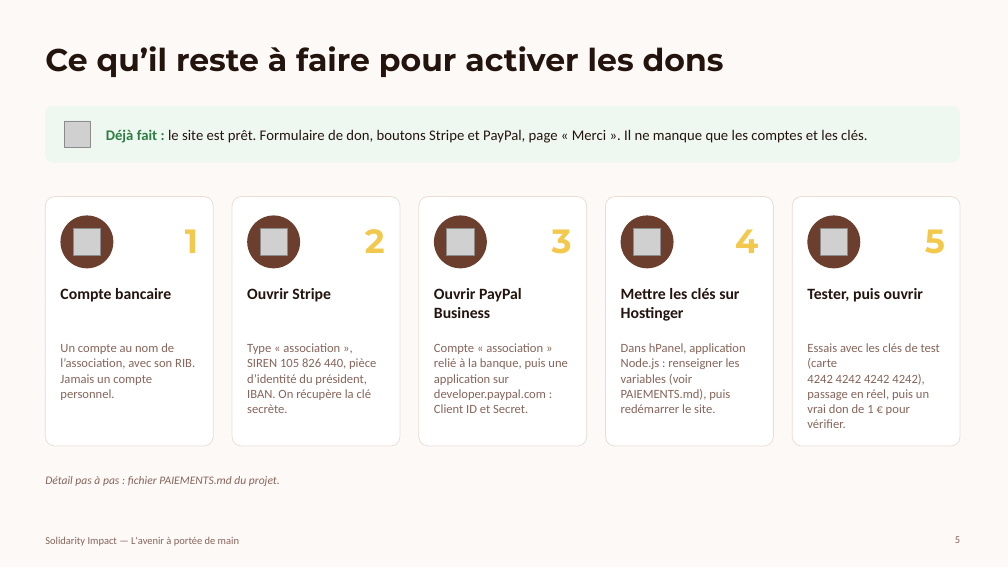
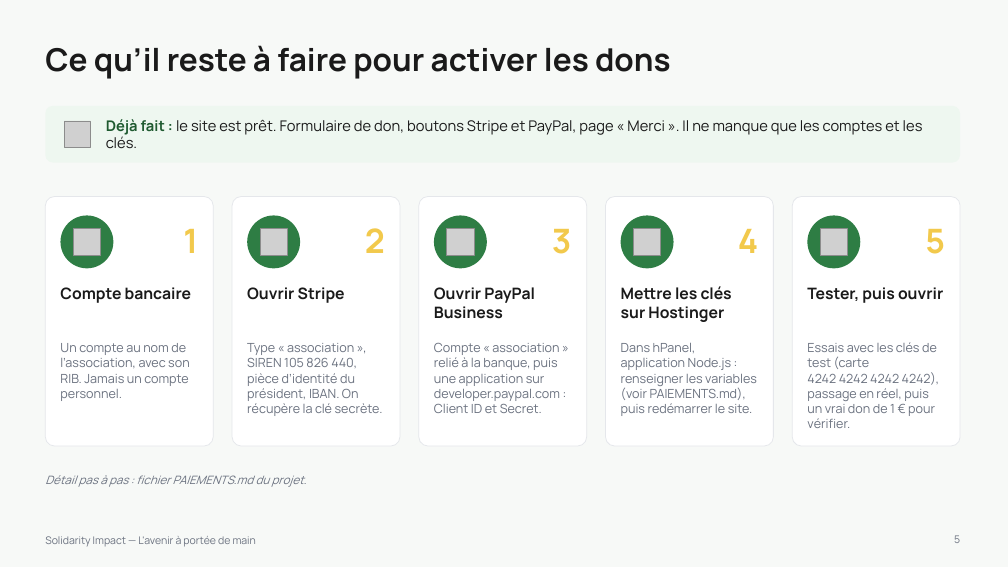
Before and after one commit to Sontsa1998/solidarity-impact, a slide deck: slide 5 of presentations/Hebergement_et_paiements.pptx. Drawn at 1008x567 pixels with LibreOffice and Linux fonts; fonts in the diff are those of the drawing; grey boxes stand for pictures; background and template pictures are left out. Boxes give left, top, right and bottom in pixels: in the first picture for what was removed or moved away, otherwise in the second. Text is boxed around its words. In the diff, an @@ line names an element or a change of style, - is before the commit and + after.

```diff
--- a/presentations/Hebergement_et_paiements.pptx
+++ b/presentations/Hebergement_et_paiements.pptx
@@ background #FDF9F7 to #F7F9F7 @@
@@ title "Ce qu’il reste à faire ..." at (x1=45, y1=45, x2=671, y2=79): font Montserrat to Manrope, text colour #24140E to #1A1A1A @@
@@ text "Déjà fait : le site ..." at (x1=106, y1=119, x2=923, y2=149): font Calibri to Manrope, text colour #24140E to #1A1A1A; text colour #2E7D44 to #1F5A30 in "Déjà fait :" @@
@@ outline #EBDDD4 0.75 pt to #E5E7EB 0.75 pt in 5 elements at (x1=45, y1=197, x2=213, y2=446), (x1=232, y1=197, x2=400, y2=446), (x1=419, y1=197, x2=587, y2=446), (x1=606, y1=197, x2=774, y2=446), (x1=792, y1=197, x2=960, y2=446) @@
@@ fill #6B3E2E to #2E7D44 in 5 elements at (x1=60, y1=216, x2=113, y2=268), (x1=247, y1=216, x2=300, y2=268), (x1=434, y1=216, x2=487, y2=268), (x1=621, y1=216, x2=674, y2=268), (x1=808, y1=216, x2=861, y2=268) @@
@@ font Montserrat to Manrope in 5 elements at (x1=183, y1=229, x2=198, y2=253), (x1=365, y1=228, x2=385, y2=253), (x1=552, y1=229, x2=572, y2=254), (x1=738, y1=229, x2=758, y2=253), (x1=925, y1=229, x2=945, y2=254) @@
@@ font Calibri to Manrope, text colour #24140E to #1A1A1A in 5 elements at (x1=60, y1=287, x2=191, y2=303), (x1=247, y1=287, x2=345, y2=303), (x1=434, y1=287, x2=535, y2=319), (x1=621, y1=286, x2=732, y2=322), (x1=807, y1=287, x2=943, y2=303) @@
@@ font Calibri to Manrope, text colour #86655A to #6B7280 in 8 elements at (x1=60, y1=343, x2=190, y2=401), (x1=247, y1=343, x2=383, y2=416), (x1=434, y1=343, x2=560, y2=413), (x1=621, y1=343, x2=757, y2=416), (x1=807, y1=342, x2=940, y2=428), (x1=45, y1=475, x2=307, y2=487), (x1=954, y1=535, x2=960, y2=543), (x1=45, y1=536, x2=256, y2=547) @@
```
Also in this commit, not shown: 4 other slides changed, 1 other file.
